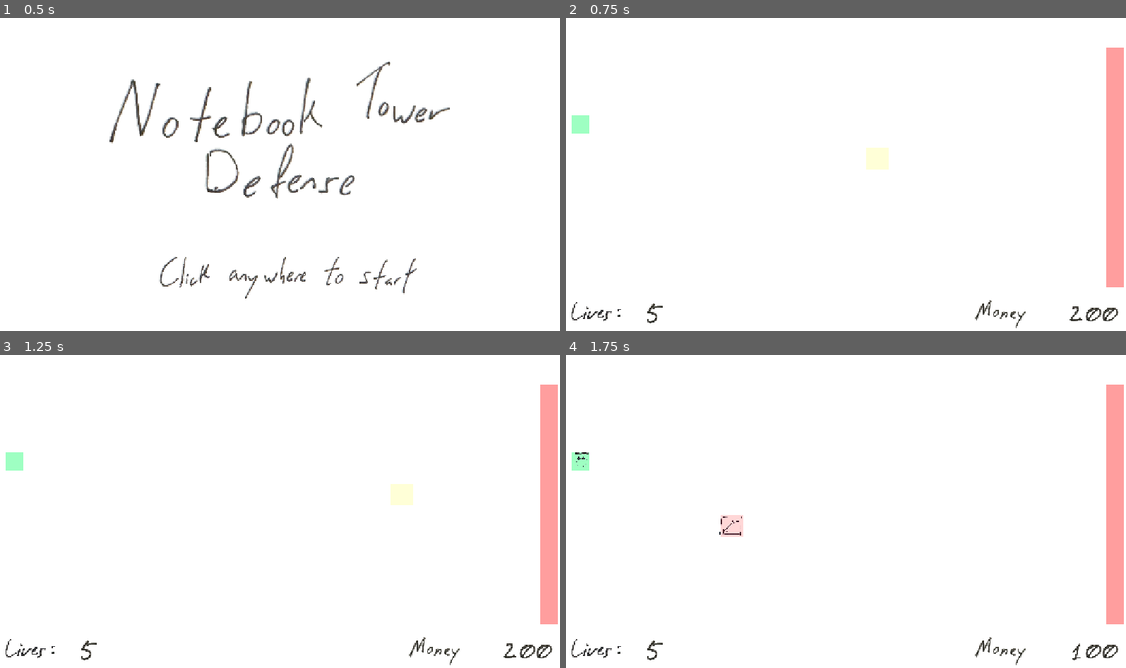
Above: before the commit, frames 1-4 (two rows, left to right).
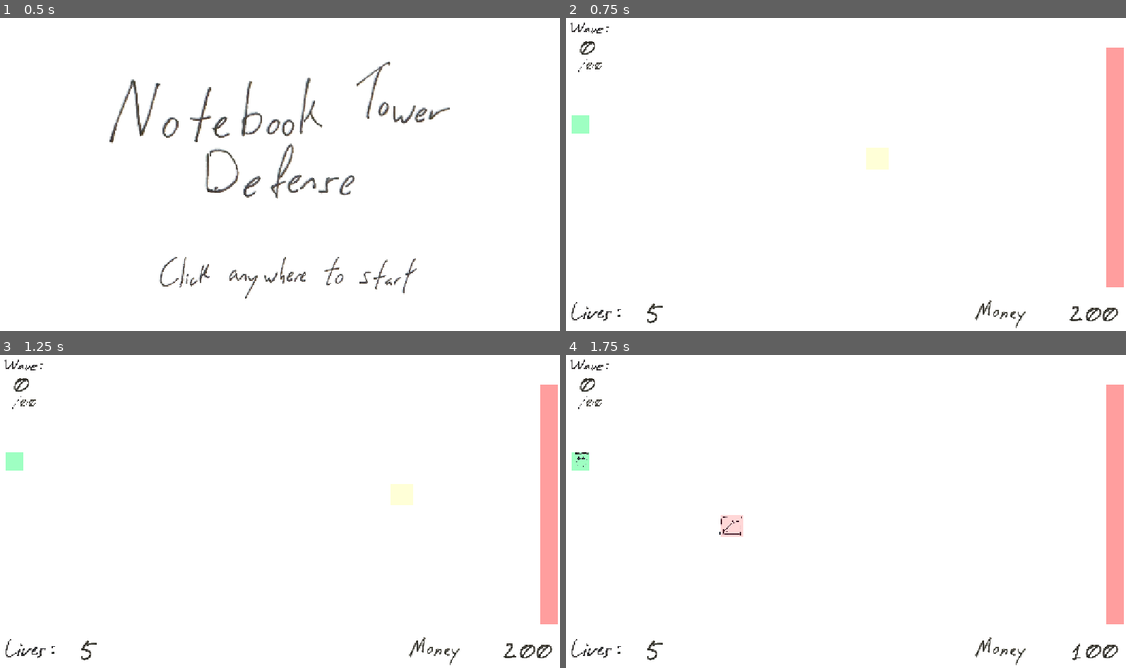
Above: after the commit, the same moments.

Repository: OzuYatamutsu/notebook-tower-defense
Game: Godot game, scene res://levels/StartScreen.tscn
The game is run twice, just before and just after one commit, with the same random seed, the same clock (stepped at 60 frames per second) and the same inputs.
Inputs (mouse positions are in pixels of both pictures, inside the frame that each line leads up to):
- Up to frame 1 (0.5 s): no input
- Up to frame 2 (0.75 s): move the mouse to (969, 155) at 0.52 s; click (969, 155) at 0.67 s
- Up to frame 3 (1.25 s): no input
- Up to frame 4 (1.75 s): move the mouse to (728, 524) at 1.27 s; click (728, 524) at 1.42 s

Frame 1 is identical in both runs. In frame 2, 0.2% of the frame differs, in the area x 0-8%, y 1-18%; in frame 3, 0.2%; in frame 4, 0.2%.

Commit message:
Adjust positioning, add waves meter to UI

Diff:
--- a/components/WaveMeter.tscn
+++ b/components/WaveMeter.tscn
@@ -61,6 +61,10 @@
 anchors_preset = 15
 anchor_right = 1.0
 anchor_bottom = 1.0
+offset_left = -259.0
+offset_top = -323.0
+offset_right = -259.0
+offset_bottom = -323.0
 grow_horizontal = 2
 grow_vertical = 2
 script = ExtResource("1_euupa")
@@ -78,6 +82,7 @@
 sprite_frames = SubResource("SpriteFrames_f4f5w")
 
 [node name="two_digit" type="Node2D" parent="."]
+visible = false
 
 [node name="digit1" type="AnimatedSprite2D" parent="two_digit"]
 position = Vector2(180, 390)
--- a/levels/test_level.tscn
+++ b/levels/test_level.tscn
@@ -1,9 +1,10 @@
-[gd_scene load_steps=7 format=3 uid="uid://bmvftpnl3dmue"]
+[gd_scene load_steps=8 format=3 uid="uid://bmvftpnl3dmue"]
 
 [ext_resource type="Script" uid="uid://bmk50h27nnoqd" path="res://levels/test_level.gd" id="1_w7r7j"]
 [ext_resource type="PackedScene" uid="uid://cfnlgefdgcrs3" path="res://components/MoneyMeter.tscn" id="2_o6mel"]
 [ext_resource type="PackedScene" uid="uid://djugbukw7mfia" path="res://components/LivesMeter.tscn" id="3_e7anx"]
 [ext_resource type="PackedScene" uid="uid://deg46c6o3hqg4" path="res://components/level_hitbox.tscn" id="3_gmgay"]
+[ext_resource type="PackedScene" uid="uid://bud4ymw0n8vf8" path="res://components/WaveMeter.tscn" id="4_ur00s"]
 [ext_resource type="PackedScene" uid="uid://5w0kriffqk6q" path="res://components/TowerPlacementShadow.tscn" id="5_e7anx"]
 [ext_resource type="PackedScene" uid="uid://osxbwsluain5" path="res://components/level_spawn.tscn" id="5_o6mel"]
 
@@ -29,6 +30,13 @@
 grow_vertical = 0
 scale = Vector2(0.3, 0.3)
 pivot_offset = Vector2(0, -165)
+
+[node name="WaveMeter" parent="UI" instance=ExtResource("4_ur00s")]
+offset_left = -17.0
+offset_top = -40.0
+offset_right = -17.0
+offset_bottom = -40.0
+scale = Vector2(0.3, 0.3)
 
 [node name="viewport" type="CanvasLayer" parent="."]
 
